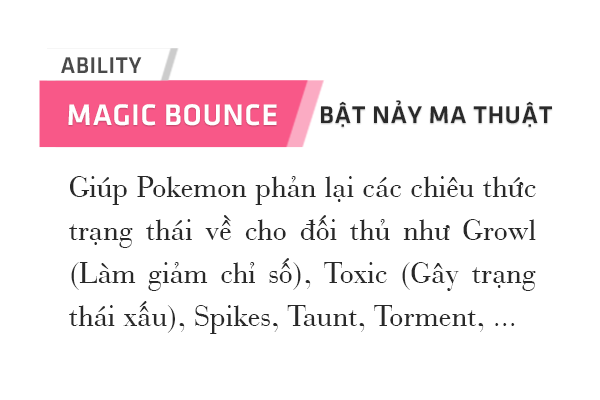
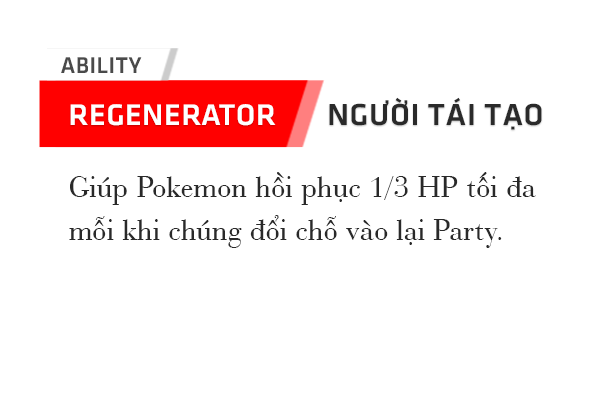
Layer changes from the first 600 x 400 image to the second:
renamed "Giúp Pokemon phản lại các chiêu thức trạng thái về cho đối thủ" to "Giúp Pokemon hồi phục 1/3 HP tối đa mỗi khi chúng đổi chỗ vào l", painted on it over (x1=69, y1=172, x2=536, y2=334)
renamed "BẬT NẢY MA THUẬT" to "NGƯỜI TÁI TẠO", painted on it over (x1=321, y1=97, x2=552, y2=130)
renamed "MAGIC BOUNCE" to "REGENERATOR", painted on it over (x1=68, y1=104, x2=277, y2=126)
